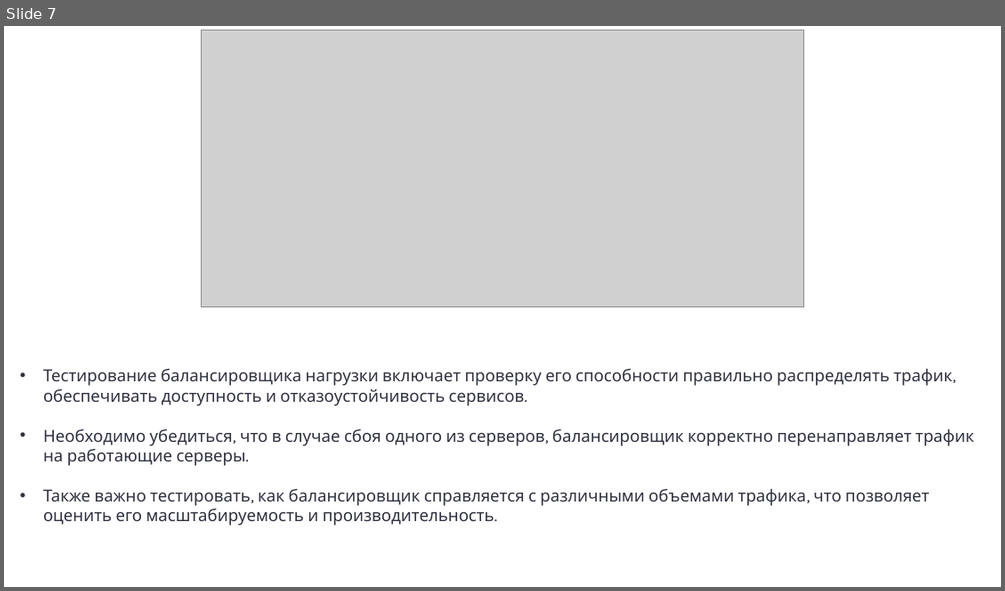
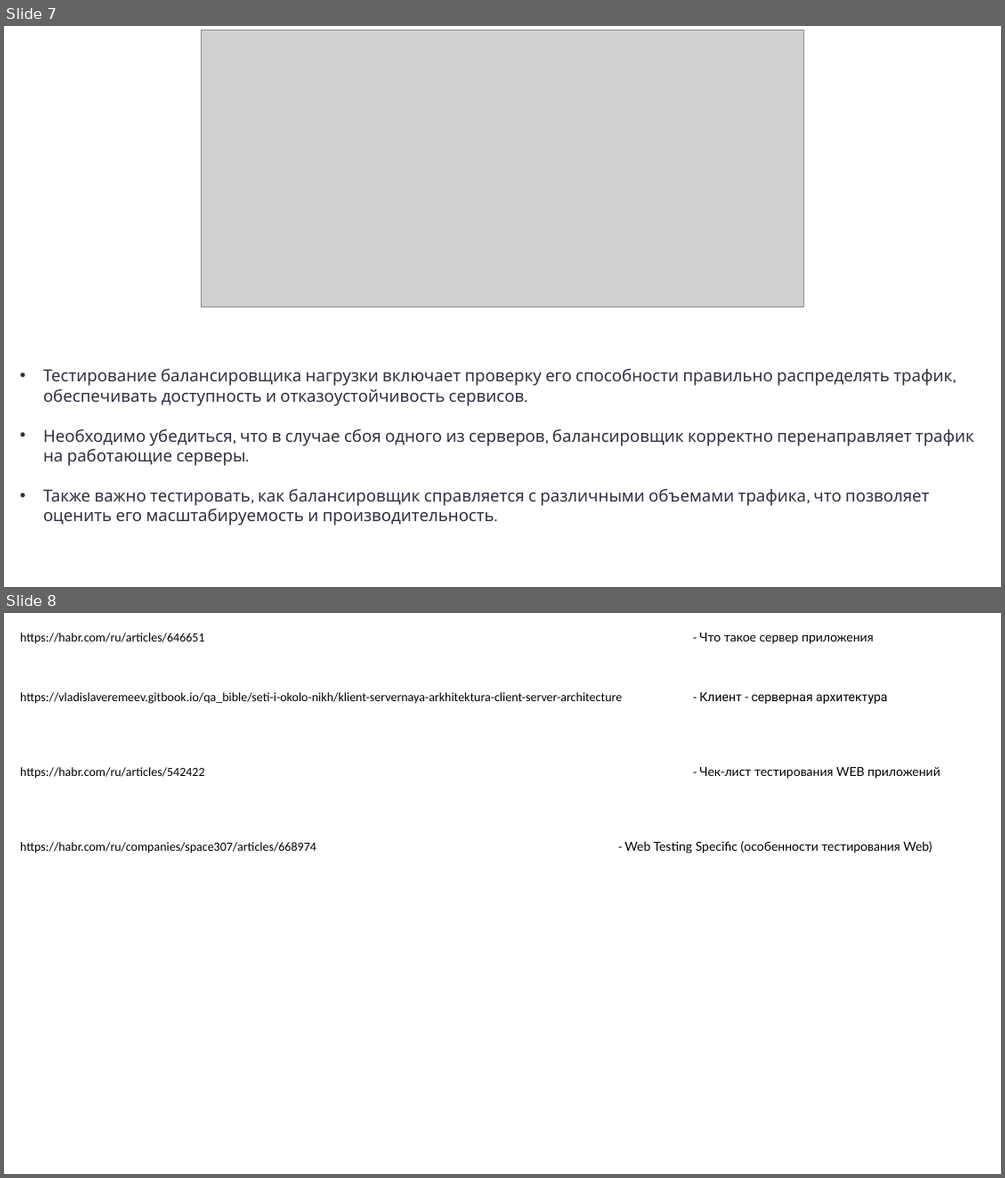
Before and after one commit to codeurient/QA, a slide deck: .lessons (az)/59 Клиент-серверная архитектура/1 Клиент-серверная архитектура.pptx. Shown one above the other, each under a label of ours: slide 7 before the commit, slides 7 and 8 after it. The pictures are 1005x591 and 1005x1178 pixels, drawn with LibreOffice and Linux fonts; fonts in the diff are those of the drawing; grey boxes stand for pictures. Boxes give left, top, right and bottom in pixels: in the first picture for what was removed or moved away, otherwise in the second. Text is boxed around its words. In the diff, an @@ line names an element or a change of style, - is before the commit and + after.

```diff
--- a/.lessons (az)/59 Клиент-серверная архитектура/1 Клиент-серверная архитектура.pptx
+++ b/.lessons (az)/59 Клиент-серверная архитектура/1 Клиент-серверная архитектура.pptx
@@ slide 8 added at <box>4,613,1001,1174</box>, background #FFFFFF @@
@@ text added at <box>20,633,940,853</box>, 12 pt, text #000000 @@
+https://habr.com/ru/articles/646651 - Что такое сервер приложения
+https://vladislaveremeev.gitbook.io/qa_bible/seti-i-okolo-nikh/klient-servernaya-arkhitektura-client-server-architecture - Клиент - серверная архитектура
+https://habr.com/ru/articles/542422 - Чек-лист тестирования WEB приложений
+https://habr.com/ru/companies/space307/articles/668974 - Web Testing Specific (особенности тестирования Web)
```
Also in this commit, not shown: 1 slide removed, 2 other files.
